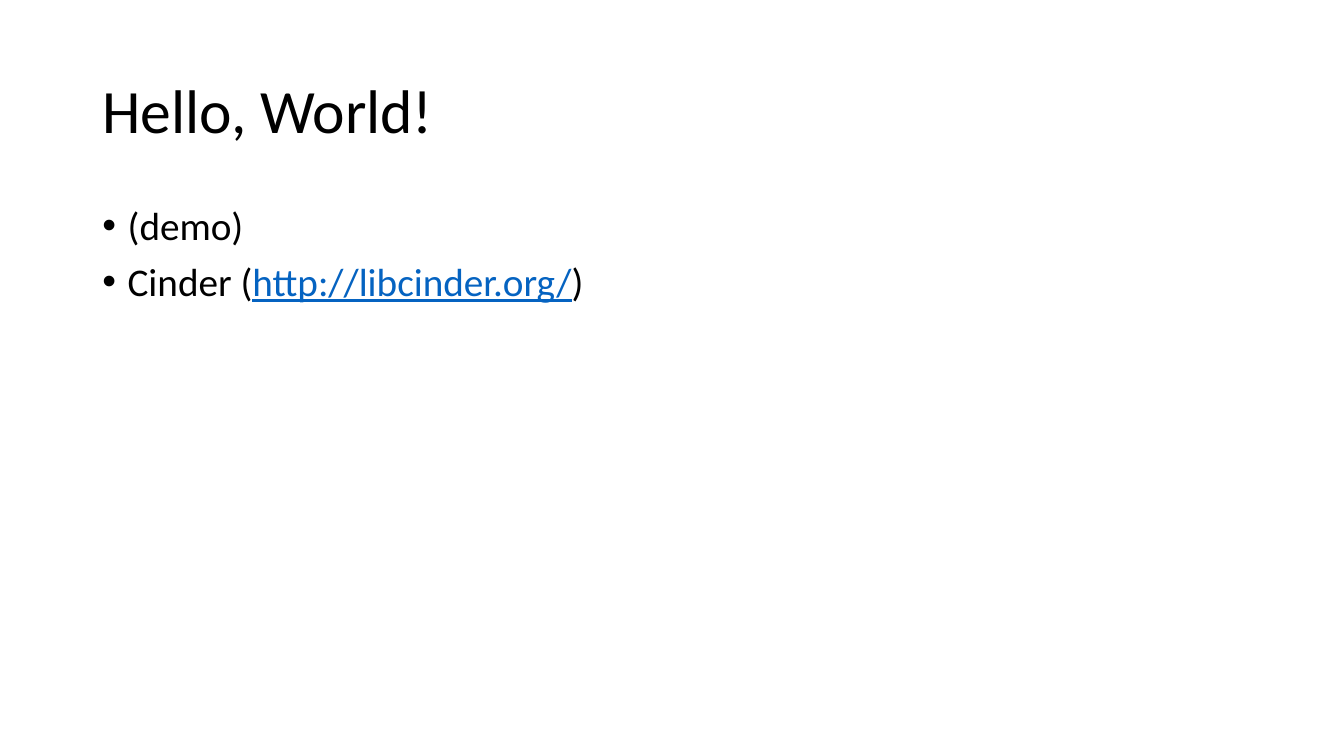
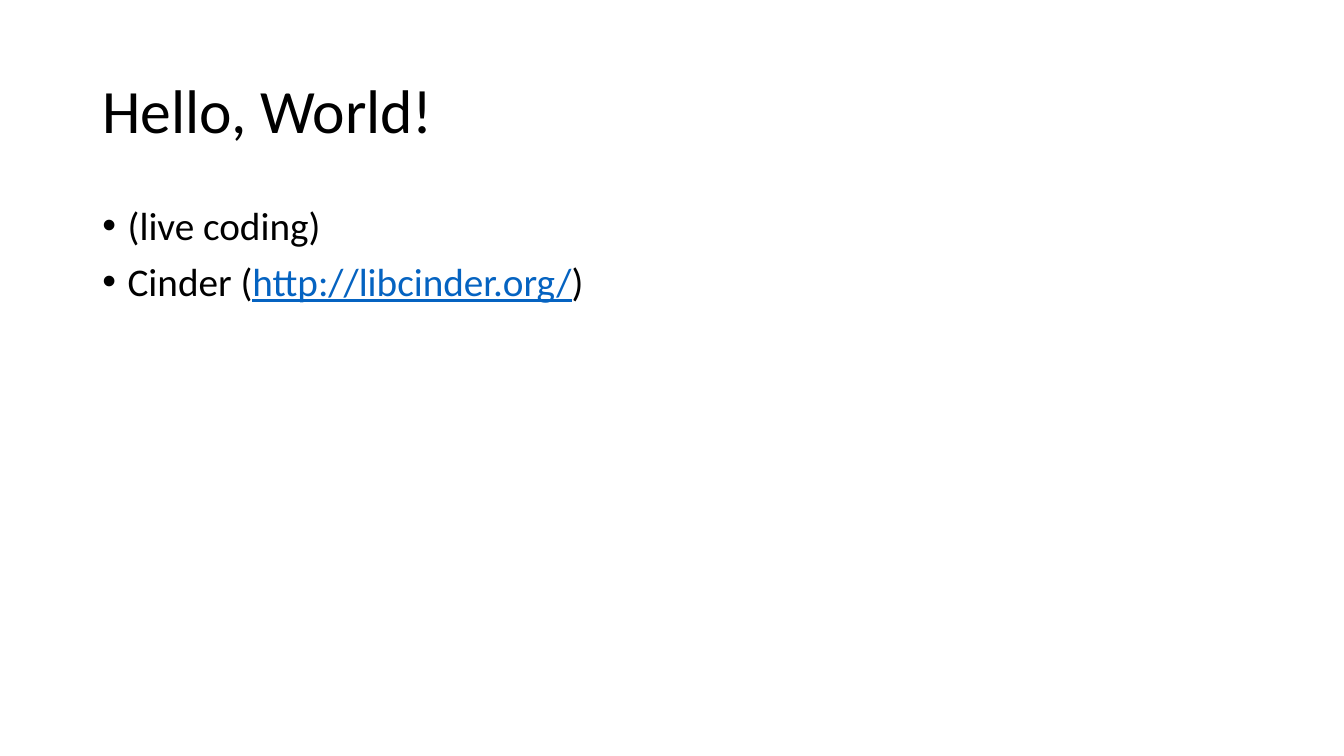
Before and after one commit to lnicola/acpp14, a slide deck: slide 8 of day1/Advanced C++ Day 1.pptx (slide 35 before the commit). Drawn at 1344x756 pixels with LibreOffice and Linux fonts; fonts in the diff are those of the drawing. Boxes give left, top, right and bottom in pixels: in the first picture for what was removed or moved away, otherwise in the second. Text is boxed around its words. In the diff, an @@ line names an element or a change of style, - is before the commit and + after.

```diff
--- a/day1/Advanced C++ Day 1.pptx
+++ b/day1/Advanced C++ Day 1.pptx
@@ text at [128, 211, 320, 247]: text changed @@
-• (demo)
+• (live coding)
```
Also in this commit, not shown: 3 other slides changed, 3 slides added.
